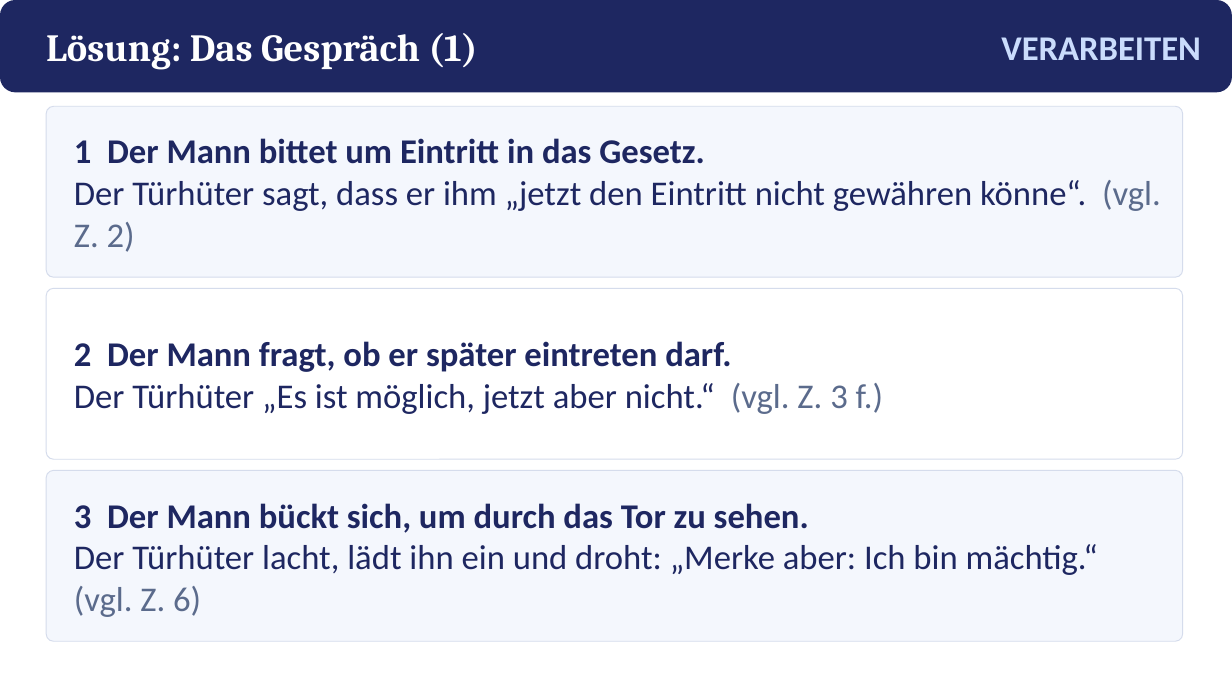
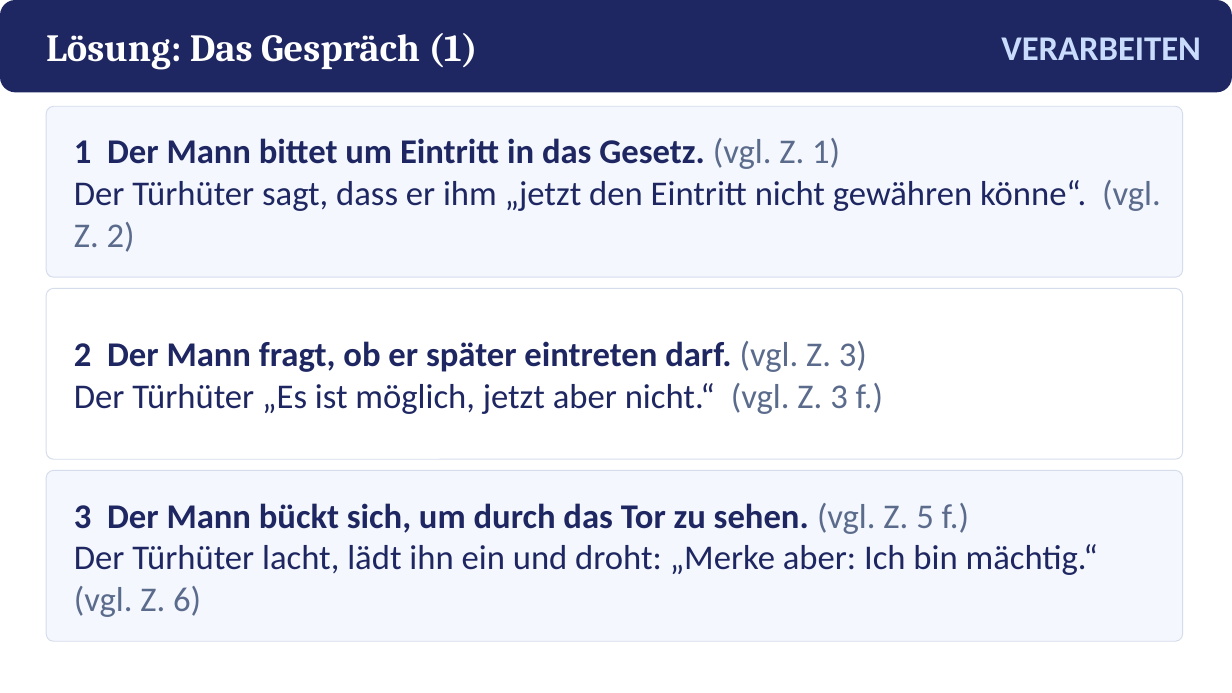
Before and after one commit to golzkonstantin-gif/Schule, a slide deck: slide 15 of Deutsch_11/Kafka_Vor_dem_Gesetz/Praesentation_Vor_dem_Gesetz.pptx. Drawn at 1232x693 pixels with LibreOffice and Linux fonts; fonts in the diff are those of the drawing. Boxes give left, top, right and bottom in pixels: in the first picture for what was removed or moved away, otherwise in the second. Text is boxed around its words. In the diff, an @@ line names an element or a change of style, - is before the commit and + after.

```diff
--- a/Deutsch_11/Kafka_Vor_dem_Gesetz/Praesentation_Vor_dem_Gesetz.pptx
+++ b/Deutsch_11/Kafka_Vor_dem_Gesetz/Praesentation_Vor_dem_Gesetz.pptx
@@ text at <box>74,138,840,169</box>: text changed @@
-1 Der Mann bittet um Eintritt in das Gesetz.
+1 Der Mann bittet um Eintritt in das Gesetz. (vgl. Z. 1)
@@ text at <box>74,341,867,372</box>: text changed @@
-2 Der Mann fragt, ob er später eintreten darf.
+2 Der Mann fragt, ob er später eintreten darf. (vgl. Z. 3)
@@ text at <box>74,503,970,534</box>: text changed @@
-3 Der Mann bückt sich, um durch das Tor zu sehen.
+3 Der Mann bückt sich, um durch das Tor zu sehen. (vgl. Z. 5 f.)
```
Also in this commit, not shown: 1 other slide changed, 9 other files.
